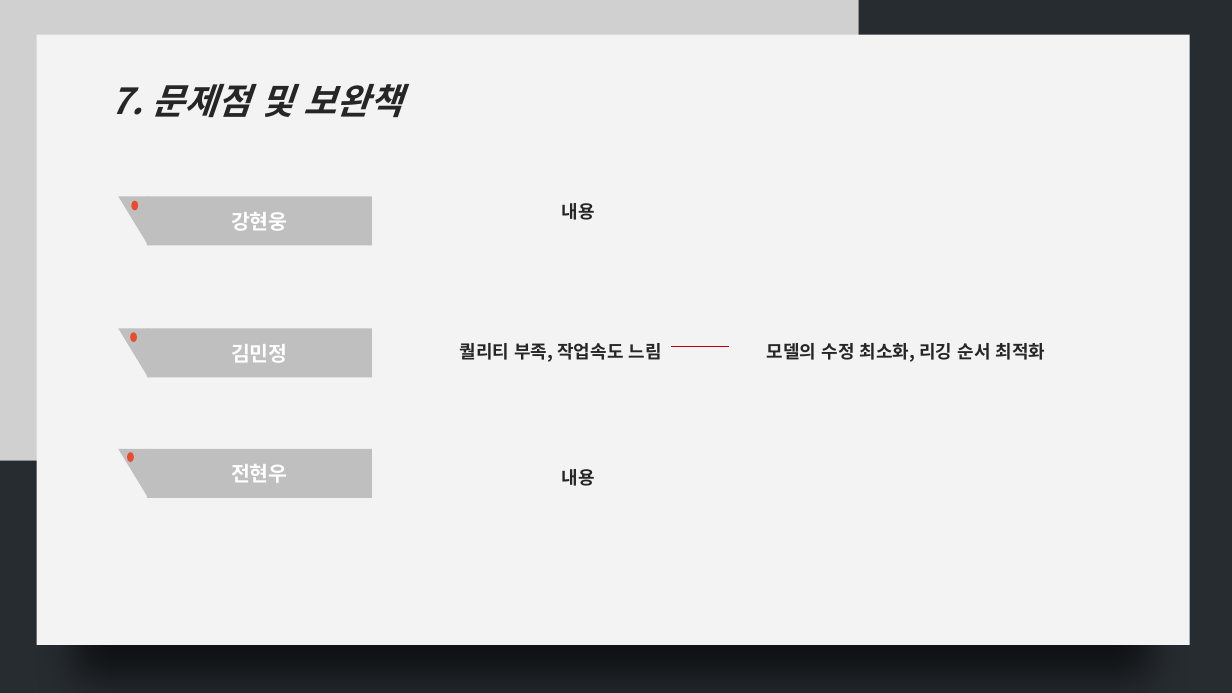
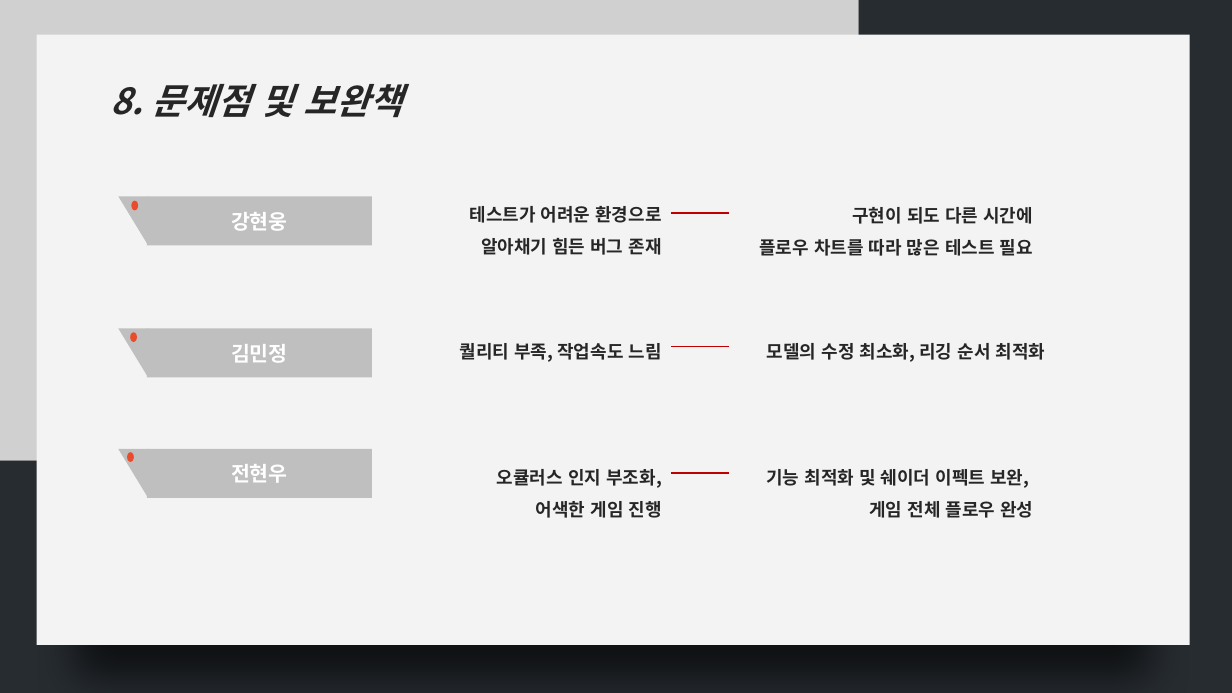
Before and after one commit to wooloves39/Final_Mission_, a slide deck: slide 10 of Final_Mission/기획서/New 기획/자각마녀 중간발표 ppt.potx (slide 9 before the commit). Drawn at 1232x693 pixels with LibreOffice and Linux fonts; fonts in the diff are those of the drawing; grey boxes stand for pictures. Boxes give left, top, right and bottom in pixels: in the first picture for what was removed or moved away, otherwise in the second. Text is boxed around its words. In the diff, an @@ line names an element or a change of style, - is before the commit and + after.

```diff
--- a/Final_Mission/기획서/New 기획/자각마녀 중간발표 ppt.potx
+++ b/Final_Mission/기획서/New 기획/자각마녀 중간발표 ppt.potx
@@ text at bbox=[110, 84, 402, 117]: text changed @@
-7. 문제점 및 보완책
+8. 문제점 및 보완책
@@ text at bbox=[470, 206, 662, 255]: text changed @@
-내용
+테스트가 어려운 환경으로
+알아채기 힘든 버그 존재
@@ text added at bbox=[759, 207, 1033, 256], 14 pt, text #262626, bold @@
+구현이 되도 다른 시간에
+플로우 차트를 따라 많은 테스트 필요
@@ line added from (671, 213) to (729, 213), #C00000 1.5 pt @@
@@ text at bbox=[497, 469, 662, 518]: text changed @@
-내용
+오큘러스 인지 부조화,
+어색한 게임 진행
@@ line added from (671, 473) to (729, 473), #C00000 1.5 pt @@
@@ text added at bbox=[766, 469, 1033, 518], 14 pt, text #262626, bold @@
+기능 최적화 및 쉐이더 이펙트 보완,
+게임 전체 플로우 완성
```
Also in this commit, not shown: 6 other slides changed, 2 slides added, 1 slide removed.
